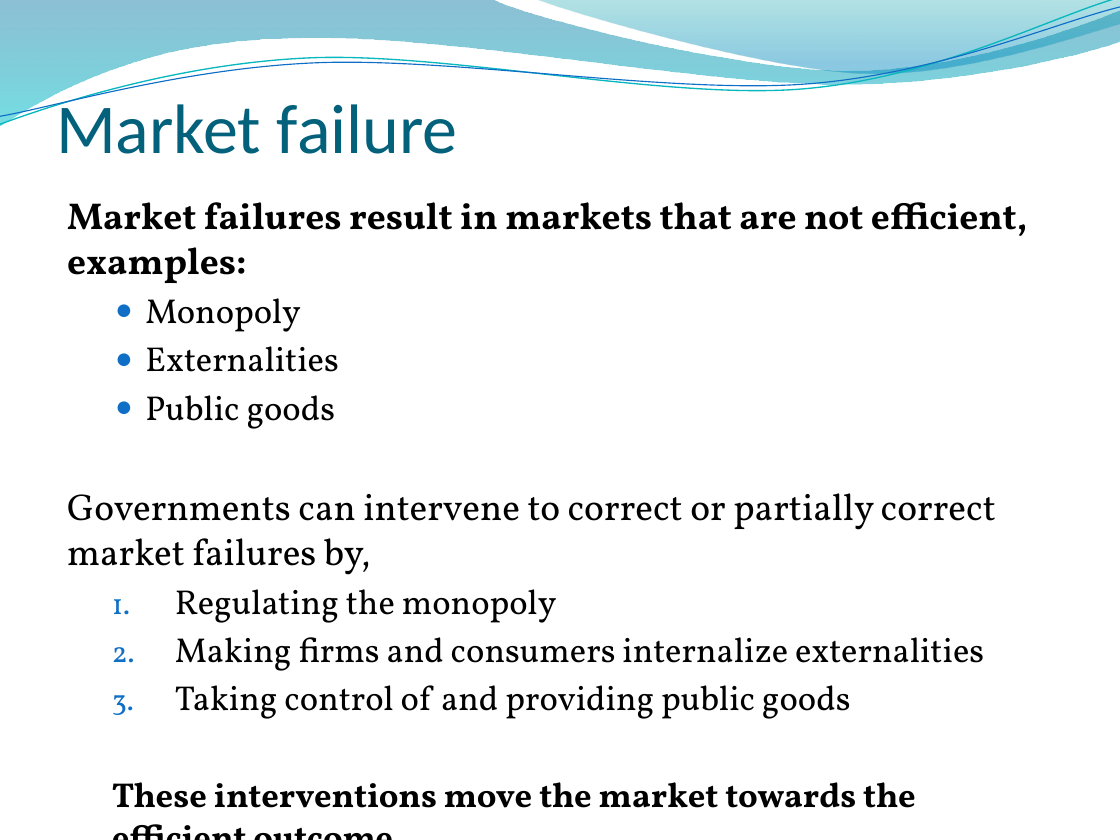
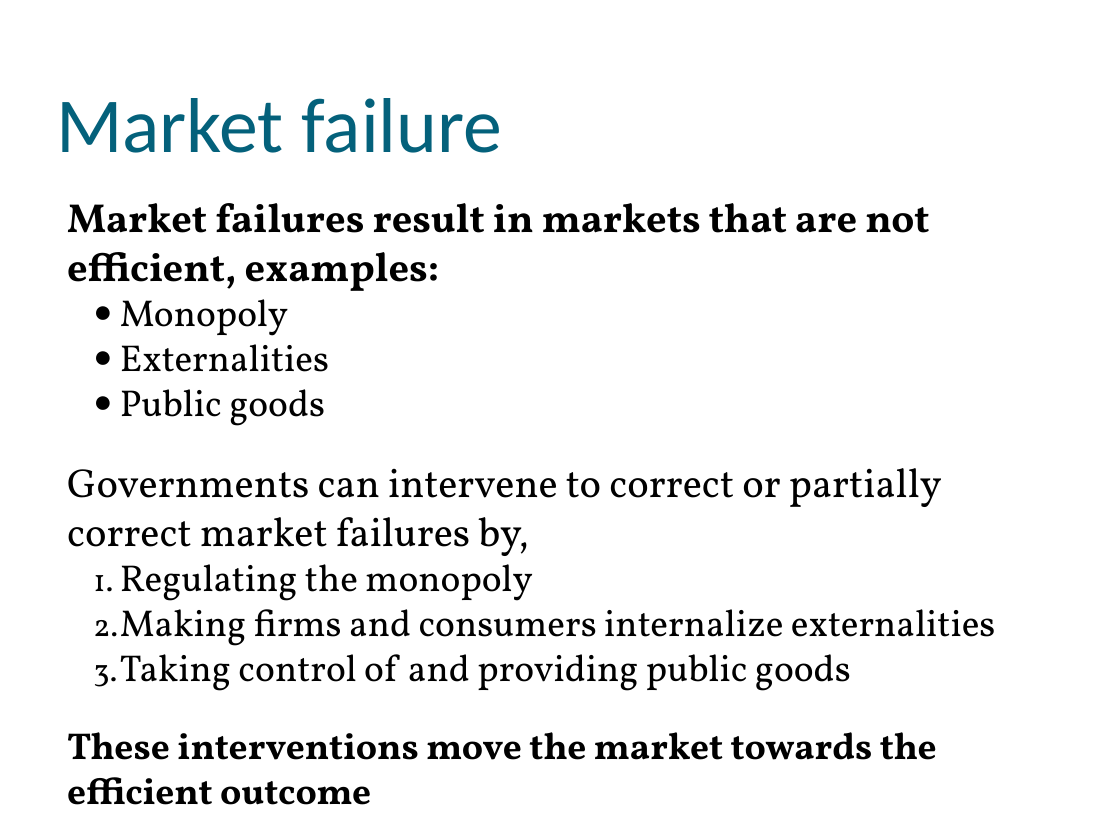
Before and after one commit to muff1nman/ClassNotes, a slide deck: slide 4 of Econ/PPT/S13_Lecture_4.pptx. Drawn at 1120x840 pixels with LibreOffice and Linux fonts; fonts in the diff are those of the drawing; background and template pictures are left out. Boxes give left, top, right and bottom in pixels: in the first picture for what was removed or moved away, otherwise in the second. Text is boxed around its words. In the diff, an @@ line names an element or a change of style, - is before the commit and + after.

```diff
--- a/Econ/PPT/S13_Lecture_4.pptx
+++ b/Econ/PPT/S13_Lecture_4.pptx
@@ freeform shape removed at bbox=[0, 0, 1120, 127] @@
@@ freeform shape removed at bbox=[0, 0, 1120, 131] @@
@@ freeform shape removed at bbox=[0, 7, 1120, 125] @@
@@ freeform shape removed at bbox=[536, 0, 1120, 77] @@
@@ text "Market failure" at bbox=[56, 98, 503, 153]: size 45 to 50 pt @@
@@ text "Market failures result in markets ..." at bbox=[67, 203, 996, 760]: size 24.1 to 26 pt in "Market failures result in markets that are ...", "Governments can intervene to correct or partially ..."; size 22.2 to 24 pt in "Monopoly", "Externalities", "Public goods", "Regulating the monopoly" and 3 more places; less space between paragraphs; indent changed; list level 2 to 1 in "These interventions move the market ..." @@
```
Also in this commit, not shown: 16 other slides changed, 12 other files.
